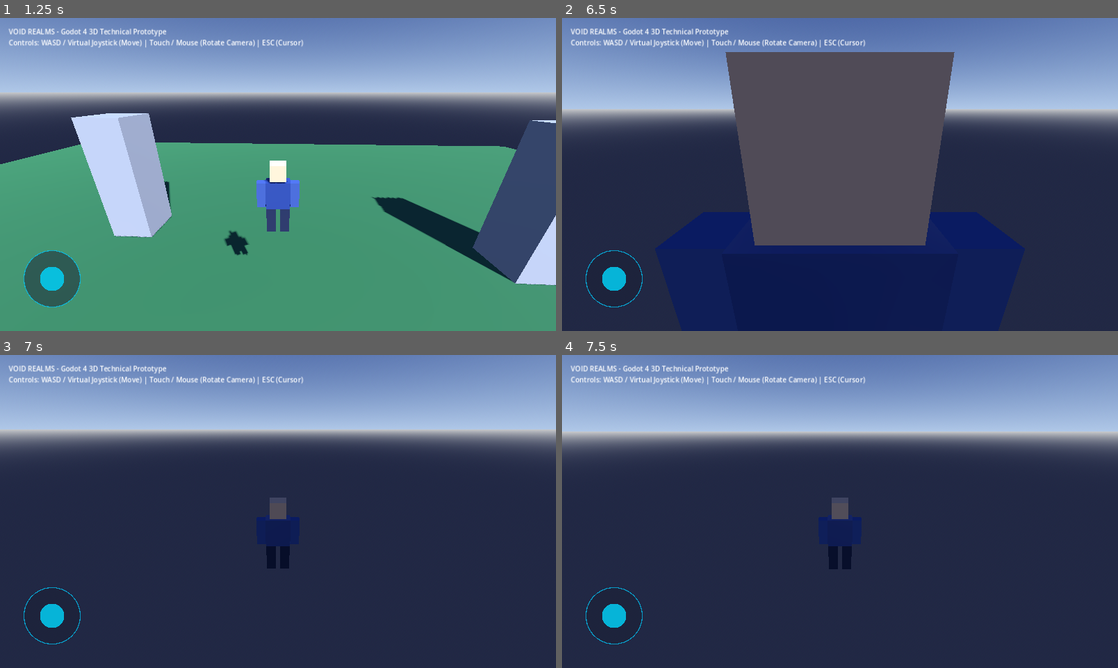
Above: before the commit, frames 1-4 (two rows, left to right).
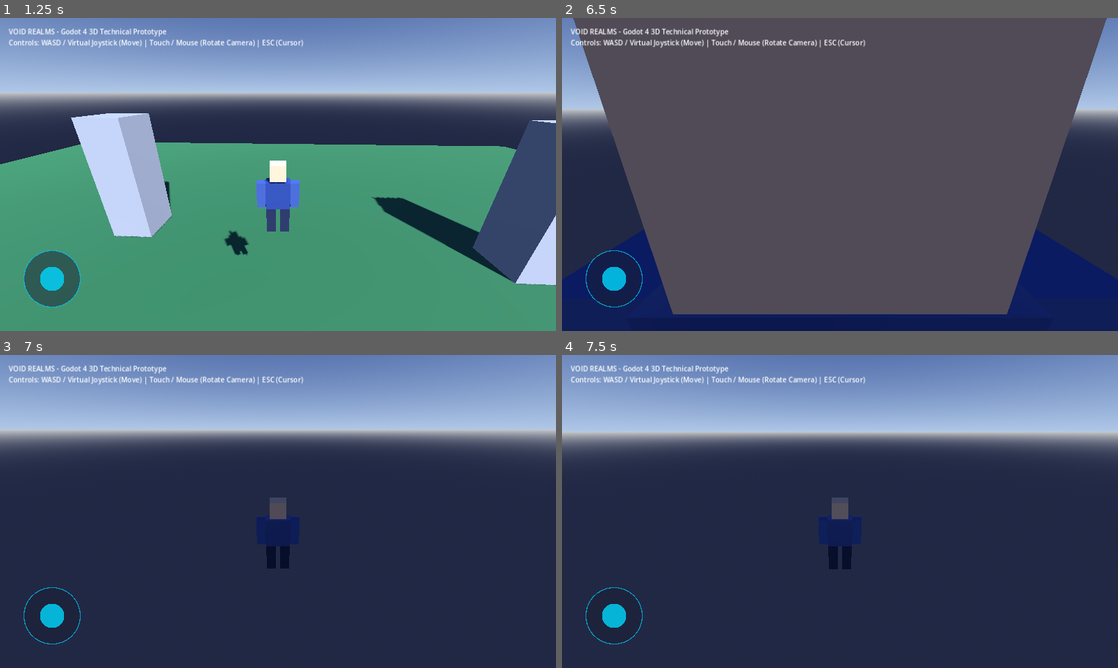
Above: after the commit, the same moments.

Repository: salihakilicer6-prog/Void-realms
Game: Godot game, scene res://scenes/Main3D.tscn
The game is run twice, just before and just after one commit, with the same random seed, the same clock (stepped at 60 frames per second) and the same inputs.
Inputs (mouse positions are in pixels of both pictures, inside the frame that each line leads up to):
- Up to frame 1 (1.25 s): tap Enter (ui_accept) at 0.5 s; move the mouse to (272, 180) at 0.52 s; hold W (move_forward) from 0.53 s (still down); click (272, 180) at 0.67 s; tap Space (jump) at 0.77 s
- Up to frame 2 (6.5 s): move the mouse to (878, 177) at 1.27 s; click (878, 177) at 1.42 s; tap Space (jump) at 1.52, 3.02, 3.77, 4.52, 6.02 s; move the mouse to (795, 171) at 2.02 s; click (795, 171) at 2.17 s; move the mouse to (845, 174) at 2.77 s; release W (move_forward) at 2.78 s; hold A (move_left) 2.78-3.53 s; click (845, 174) at 2.92 s; move the mouse to (817, 168) at 3.52 s; hold W (move_forward) 3.53-5.78 s; click (817, 168) at 3.67 s; move the mouse to (867, 174) at 4.27 s; click (867, 174) at 4.42 s; move the mouse to (812, 174) at 5.02 s; click (812, 174) at 5.17 s; move the mouse to (851, 168) at 5.77 s; hold D (move_right) from 5.78 s (still down); click (851, 168) at 5.92 s
- Up to frame 3 (7 s): move the mouse to (272, 517) at 6.52 s; release D (move_right) at 6.53 s; hold W (move_forward) from 6.53 s (still down); click (272, 517) at 6.67 s; tap Space (jump) at 6.77 s
- Up to frame 4 (7.5 s): keep holding W (move_forward); tap Enter (ui_accept) at 7.25 s; move the mouse to (878, 514) at 7.27 s; click (878, 514) at 7.42 s

Frame 1 is identical in both runs. In frame 2, 55% of the frame differs, in the area x 0-100%, y 0-96%; in frame 3, less than 0.1%; in frame 4, less than 0.1%.

Commit message:
Fix Godot 4 3D camera clipping/flickering and VirtualJoystick class collision
- Resolved Godot 4.7.2 class shadowing error by renaming VirtualJoystick class_name to VoidRealmsVirtualJoystick and updating type annotations in Player3DController.
- Fixed pillar collision shape mismatch (60x1x60 ground shape -> 2x6x2 pillar shape) in Main3D.tscn.
- Separated physics layers (Player3D collision_layer=2, SpringArm3D collision_mask=1) and added SphereShape3D (radius 0.2m) to SpringArm3D.
- Improved camera pitch calculation with explicit camera_pitch scalar in Player3DController to prevent Euler roll/tilt drift and mesh clipping.

Co-authored-by: salihakilicer6-prog <240379350+salihakilicer6-prog@users.noreply.github.com>

Diff:
--- a/godot_client/scenes/Main3D.tscn
+++ b/godot_client/scenes/Main3D.tscn
@@ -72,6 +72,9 @@
 [sub_resource type="BoxShape3D" id="BoxShape3D_pillar"]
 size = Vector3(2, 6, 2)
 
+[sub_resource type="SphereShape3D" id="SphereShape3D_arm"]
+radius = 0.2
+
 [node name="Main3D" type="Node3D"]
 
 [node name="WorldEnvironment" type="WorldEnvironment" parent="."]
@@ -111,6 +114,8 @@
 
 [node name="Player3D" type="CharacterBody3D" parent="."]
 transform = Transform3D(1, 0, 0, 0, 1, 0, 0, 0, 1, 0, 1, 0)
+collision_layer = 2
+collision_mask = 1
 script = ExtResource("1_player_script")
 
 [node name="BlockyModel" type="Node3D" parent="Player3D"]
@@ -155,8 +160,10 @@
 
 [node name="SpringArm3D" type="SpringArm3D" parent="Player3D"]
 transform = Transform3D(1, 0, 0, 0, 0.939693, 0.34202, 0, -0.34202, 0.939693, 0, 1.45, 0)
+shape = SubResource("SphereShape3D_arm")
+collision_mask = 1
 spring_length = 4.5
-margin = 0.25
+margin = 0.15
 
 [node name="Camera3D" type="Camera3D" parent="Player3D/SpringArm3D"]
 near = 0.05
--- a/godot_client/scripts/character/Player3DController.gd
+++ b/godot_client/scripts/character/Player3DController.gd
@@ -7,10 +7,11 @@
 @export var speed: float = 7.0
 @export var jump_velocity: float = 8.5
 @export var mouse_sensitivity: float = 0.003
-@export var min_pitch_deg: float = -40.0
-@export var max_pitch_deg: float = 70.0
+@export var min_pitch_deg: float = -35.0
+@export var max_pitch_deg: float = 65.0
 
 var gravity: float = ProjectSettings.get_setting("physics/3d/default_gravity", 9.8)
+var camera_pitch: float = 0.0
 
 @onready var spring_arm: SpringArm3D = $SpringArm3D
 @onready var blocky_model: Node3D = get_node_or_null("BlockyModel")
@@ -22,13 +23,12 @@
 	Input.set_mouse_mode(Input.MOUSE_MODE_CAPTURED)
 	if spring_arm:
 		spring_arm.add_excluded_object(get_rid())
+		camera_pitch = spring_arm.rotation.x
 
 func _unhandled_input(event: InputEvent) -> void:
 	if event is InputEventMouseMotion and Input.get_mouse_mode() == Input.MOUSE_MODE_CAPTURED:
 		rotate_y(-event.relative.x * mouse_sensitivity)
-		if spring_arm:
-			spring_arm.rotate_x(-event.relative.y * mouse_sensitivity)
-			spring_arm.rotation.x = clamp(spring_arm.rotation.x, deg_to_rad(min_pitch_deg), deg_to_rad(max_pitch_deg))
+		_apply_camera_pitch(-event.relative.y * mouse_sensitivity)
 
 	# Toggle mouse capture with ESC
 	if event.is_action_pressed("ui_cancel"):
@@ -40,9 +40,12 @@
 	# Android Touch Camera Orbit Support (for drags outside virtual joystick)
 	if event is InputEventScreenDrag:
 		rotate_y(-event.relative.x * mouse_sensitivity * 1.5)
-		if spring_arm:
-			spring_arm.rotate_x(-event.relative.y * mouse_sensitivity * 1.5)
-			spring_arm.rotation.x = clamp(spring_arm.rotation.x, deg_to_rad(min_pitch_deg), deg_to_rad(max_pitch_deg))
+		_apply_camera_pitch(-event.relative.y * mouse_sensitivity * 1.5)
+
+func _apply_camera_pitch(delta_pitch: float) -> void:
+	if spring_arm:
+		camera_pitch = clamp(camera_pitch + delta_pitch, deg_to_rad(min_pitch_deg), deg_to_rad(max_pitch_deg))
+		spring_arm.rotation = Vector3(camera_pitch, 0.0, 0.0)
 
 func _physics_process(delta: float) -> void:
 	if not is_on_floor():
Not shown: 1 places in godot_client/scenes/Main3D.tscn that only renumber resources
